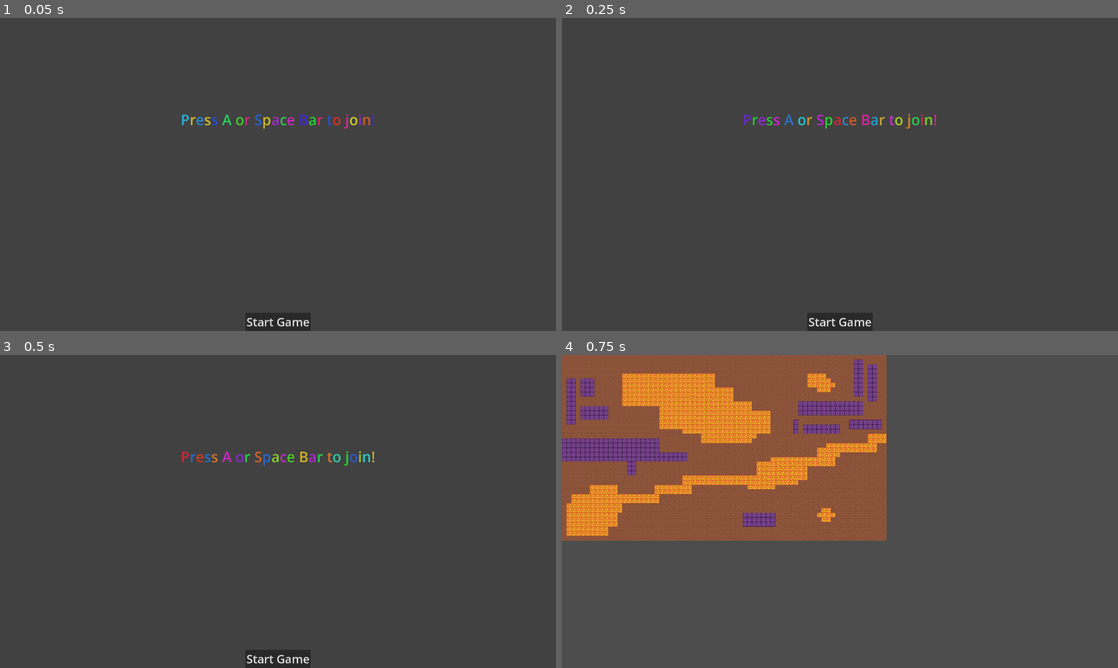
Above: before the commit, frames 1-4 (two rows, left to right).
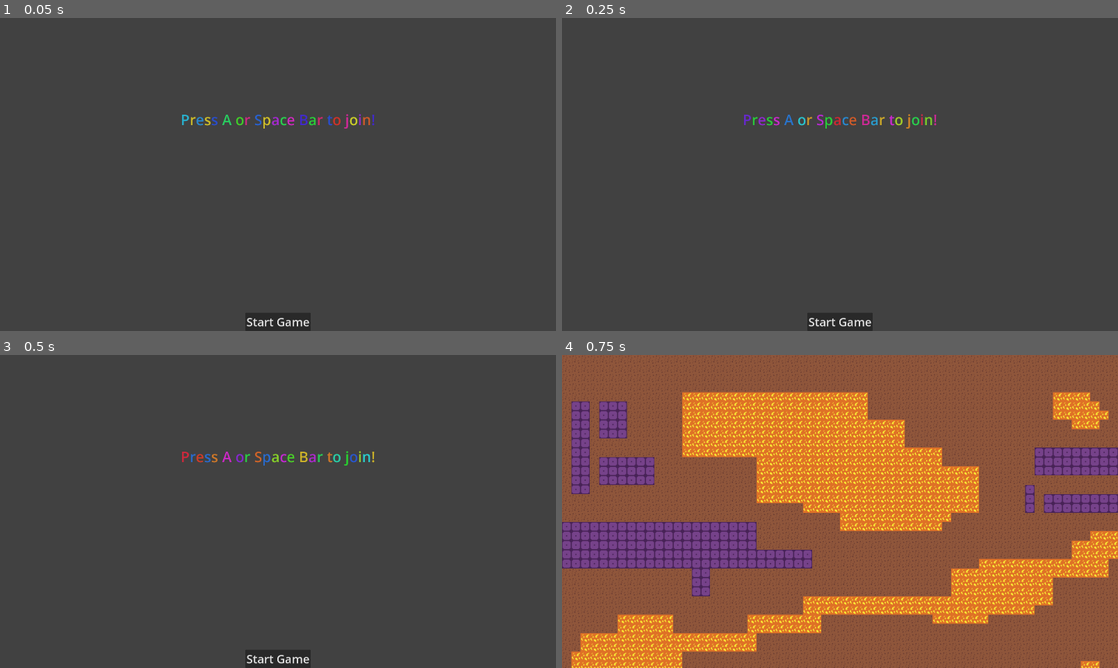
Above: after the commit, the same moments.

Repository: 45DegreeAngl/Sonnnday
Game: Godot game, scene res://Scenes/SceneManager.tscn
Same seed, same stepped clock (60 frames per second), same inputs: the game is played once before the commit and once after it. The engine's default icon, where the game draws it, is replaced by a stand-in: a white triangle on a blue panel in a dark square.
Inputs:
- Up to frame 1 (0.05 s): no input
- Up to frame 2 (0.25 s): no input
- Up to frame 3 (0.5 s): no input
- Up to frame 4 (0.75 s): click "Start Game" at 0.5 s

Frames 1-3 are identical in both runs. In frame 4, 86% of the frame differs, in the area x 0-100%, y 0-100%.

Commit message:
Made level BIG

Diff:
--- a/General/Levels/level_1.tscn
+++ b/General/Levels/level_1.tscn
@@ -24,5 +24,6 @@
 script = ExtResource("1_mxdhg")
 
 [node name="TileMapLayer" type="TileMapLayer" parent="." groups=["Map"]]
+scale = Vector2(2, 2)
 tile_map_data = PackedByteArray("AAAAAAAAAAAAAAAAAAAAAAEAAAAAAAAAAAAAAAIAAAAAAAAAAAAAAAMAAAAAAAAAAAAAAAQAAAAAAAAAAAAAAA …(44720 unchanged characters)…
 tile_set = SubResource("TileSet_uvqdw")
--- a/character/player.tscn
+++ b/character/player.tscn
@@ -13,6 +13,7 @@
 [sub_resource type="CircleShape2D" id="CircleShape2D_1ta40"]
 
 [node name="Player" type="CharacterBody2D" node_paths=PackedStringArray("health")]
+scale = Vector2(5, 5)
 script = ExtResource("1_k83ya")
 health = NodePath("Health")
 
